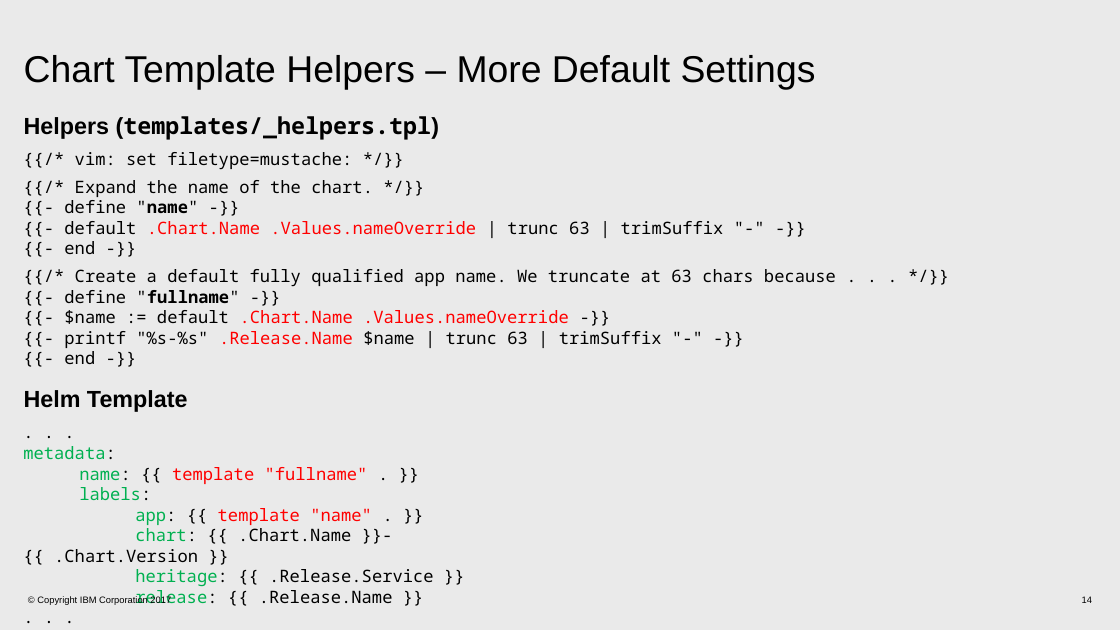
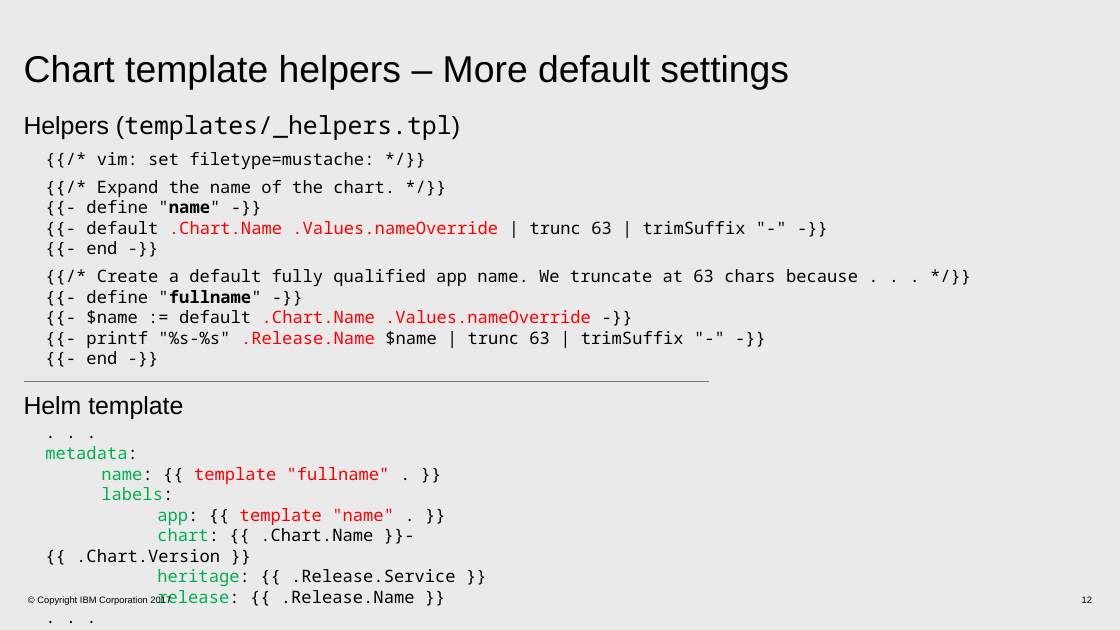
Before and after one commit to patrocinio/cloud-private-bootcamp, a slide deck: slide 12 of Units_development/Creating Helm charts_AWG.pptx (slide 14 before the commit). Drawn at 1120x630 pixels with LibreOffice and Linux fonts; fonts in the diff are those of the drawing. Boxes give left, top, right and bottom in pixels: in the first picture for what was removed or moved away, otherwise in the second. Text is boxed around its words. In the diff, an @@ line names an element or a change of style, - is before the commit and + after.

```diff
--- a/Units_development/Creating Helm charts_AWG.pptx
+++ b/Units_development/Creating Helm charts_AWG.pptx
@@ title at box(24, 55, 789, 90): text changed @@
-Chart Template Helpers – More Default Settings
+Chart template helpers – More default settings
@@ text "Helpers (templates/_helpers.tpl)" at box(24, 115, 460, 140): size 15 to 16 pt, bold off @@
@@ text "{{/* vim: set filetype=mustache: */}}": place and size @@
-text "{{/* vim: set filetype=mustache: */}}" at box(64, 152, 836, 364)
+text "{{/* vim: set filetype=mustache: */}}" at box(86, 152, 858, 364)
@@ line added from (709, 382) to (24, 382), #757575 0.5 pt @@
@@ text at box(24, 396, 183, 419): text changed; size 15 to 16 pt; bold off @@
-Helm Template
+Helm template
@@ text ". . .": place and size @@
-text ". . ." at box(23, 446, 434, 603)
+text ". . ." at box(45, 446, 456, 603)
@@ page number at box(1082, 596, 1092, 603): text changed @@
-14
+12
```
Also in this commit, not shown: 9 other slides changed, 2 slides removed.
